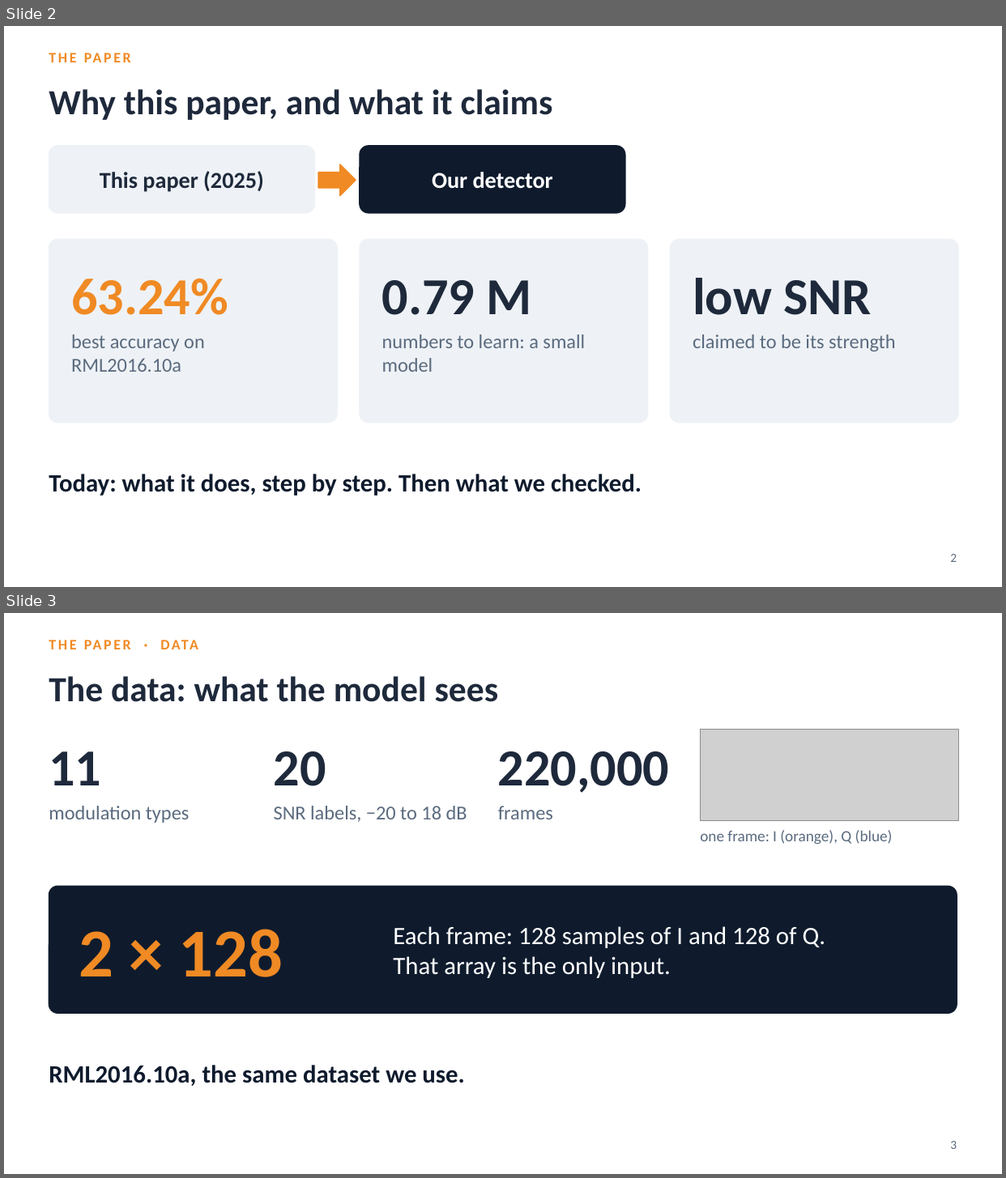
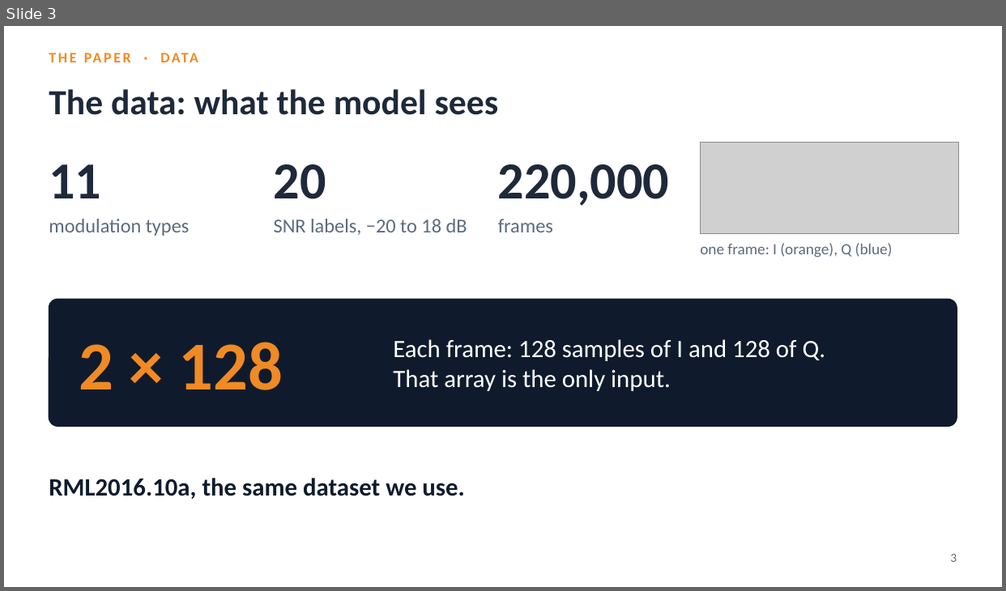
Before and after one commit to YusufBilo78/amc, a slide deck: deck/moshe_paper_icrnna.pptx. Shown one above the other, each under a label of ours: slides 2 and 3 before the commit, slide 3 after it. The pictures are 1006x1178 and 1006x591 pixels, drawn with LibreOffice and Linux fonts; fonts in the diff are those of the drawing; grey boxes stand for pictures. Boxes give left, top, right and bottom in pixels: in the first picture for what was removed or moved away, otherwise in the second. Text is boxed around its words. In the diff, an @@ line names an element or a change of style, - is before the commit and + after.

```diff
--- a/deck/moshe_paper_icrnna.pptx
+++ b/deck/moshe_paper_icrnna.pptx
@@ slide 2 removed at [4, 26, 1002, 587], background #FFFFFF @@
@@ text removed at [49, 49, 722, 75] @@
-THE PAPER
@@ text removed at [49, 89, 553, 120] @@
-Why this paper, and what it claims
@@ rounded rectangle removed at [49, 146, 315, 213] @@
@@ rounded rectangle removed at [360, 146, 625, 213] @@
@@ text removed at [100, 171, 264, 192] @@
-This paper (2025)
@@ right arrow removed at [318, 165, 356, 196] @@
@@ text removed at [432, 172, 553, 189] @@
-Our detector
@@ rounded rectangle removed at [49, 239, 337, 423] @@
@@ rounded rectangle removed at [360, 239, 648, 423] @@
@@ rounded rectangle removed at [671, 239, 958, 423] @@
@@ text removed at [71, 278, 228, 315] @@
-63.24%
@@ text removed at [382, 280, 532, 315] @@
-0.79 M
@@ text removed at [692, 278, 872, 315] @@
-low SNR
@@ text removed at [71, 335, 205, 372] @@
-best accuracy on RML2016.10a
@@ text removed at [382, 335, 585, 372] @@
-numbers to learn: a small model
@@ text removed at [692, 335, 895, 352] @@
-claimed to be its strength
@@ text removed at [49, 474, 641, 496] @@
-Today: what it does, step by step. Then what we checked.
@@ text removed at [950, 554, 957, 562] @@
-2
```
Also in this commit, not shown: 18 slides changed, 6 slides added, 3 other slides removed, 4 other files.
